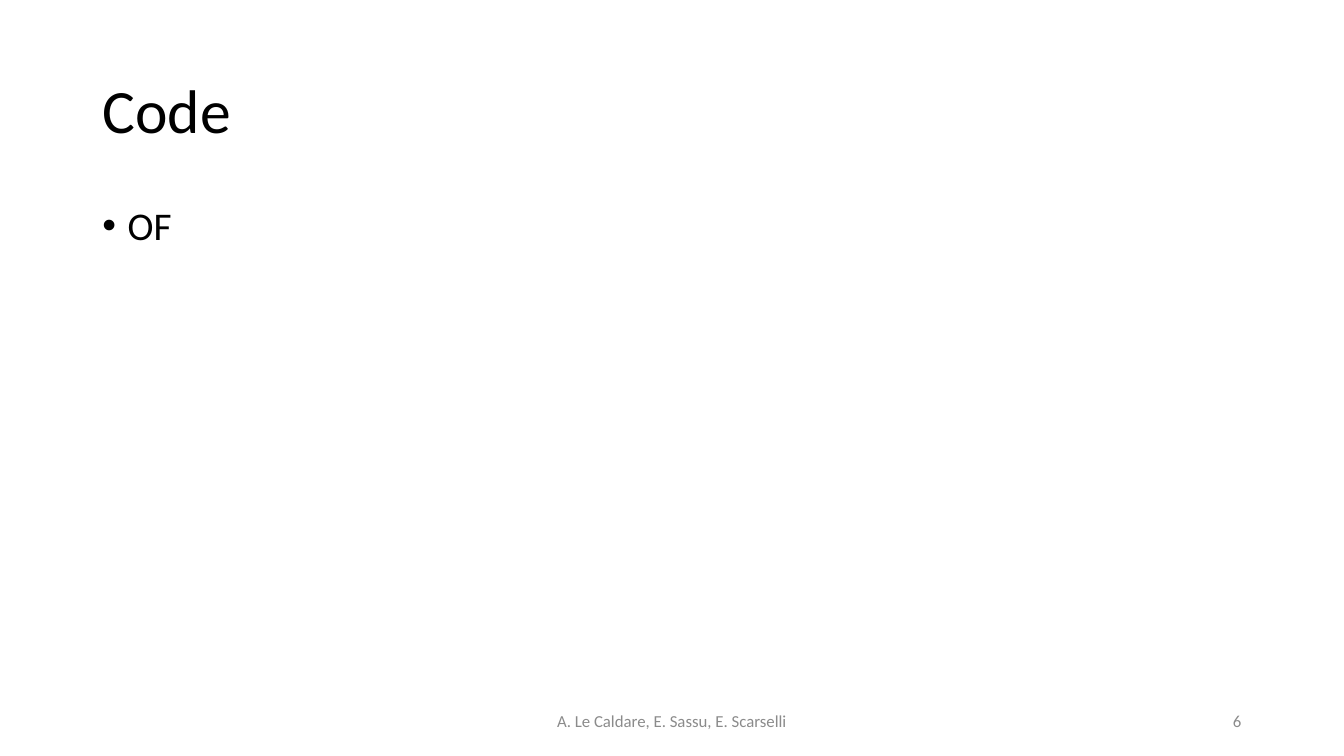
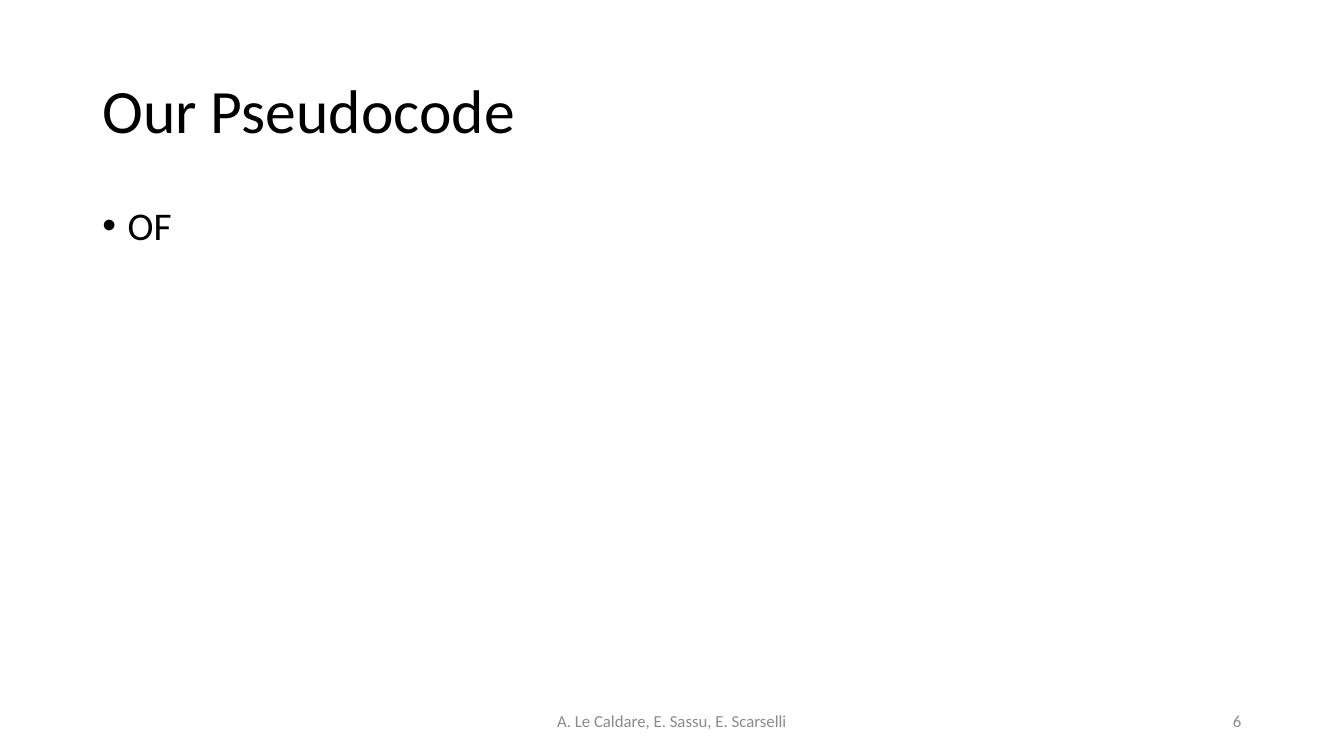
Before and after one commit to psoftware/ddosdefence-floodlight-controller, a slide deck: slide 6 of Docs/DDoSDefence.pptx. Drawn at 1344x756 pixels with LibreOffice and Linux fonts; fonts in the diff are those of the drawing. Boxes give left, top, right and bottom in pixels: in the first picture for what was removed or moved away, otherwise in the second. Text is boxed around its words. In the diff, an @@ line names an element or a change of style, - is before the commit and + after.

```diff
--- a/Docs/DDoSDefence.pptx
+++ b/Docs/DDoSDefence.pptx
@@ title at (x1=102, y1=90, x2=515, y2=134): text changed @@
-Code
+Our Pseudocode
```
Also in this commit, not shown: 2 other slides changed, 2 other files.
